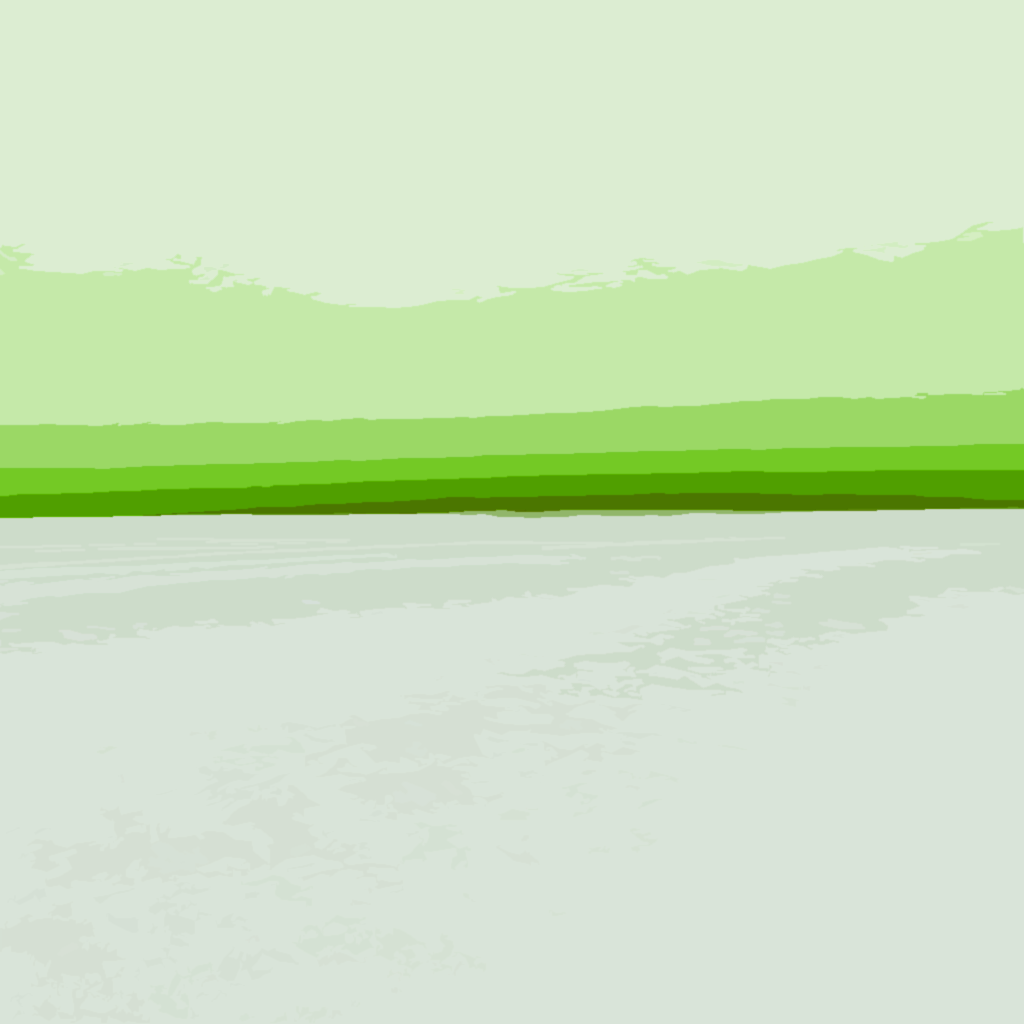
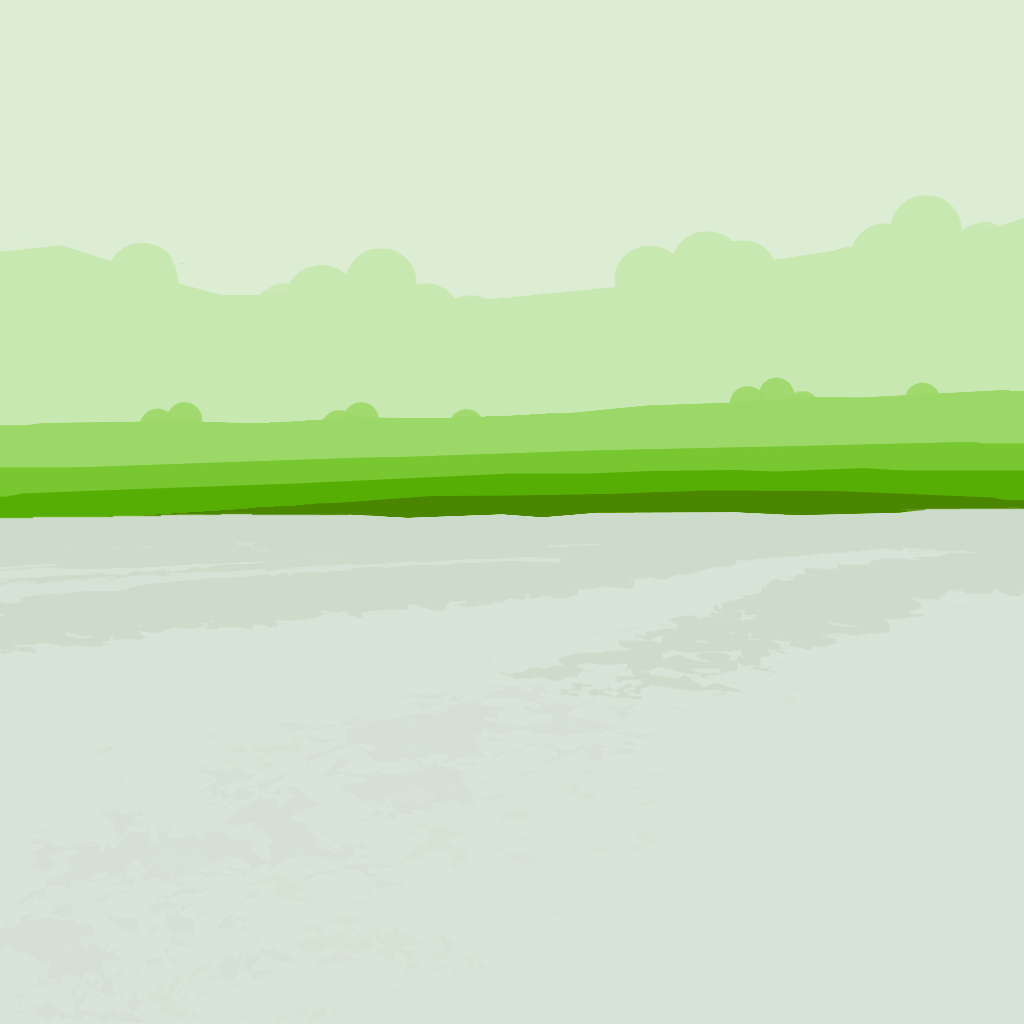
Revision of a layered 1024 × 1024 image; what changed, layer by layer:
painted on "Layer 0" over [0, 195, 1024, 694]
